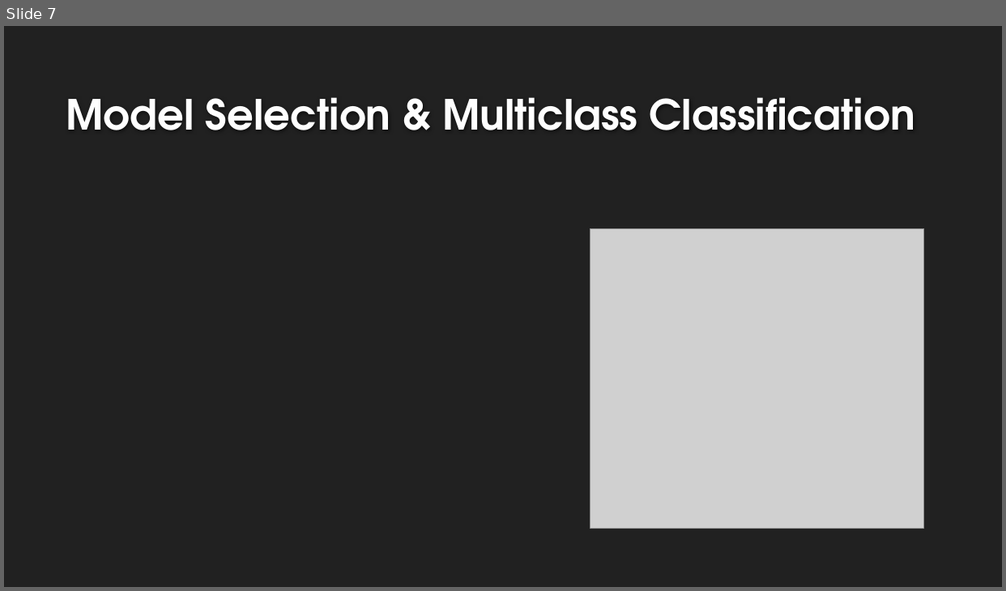
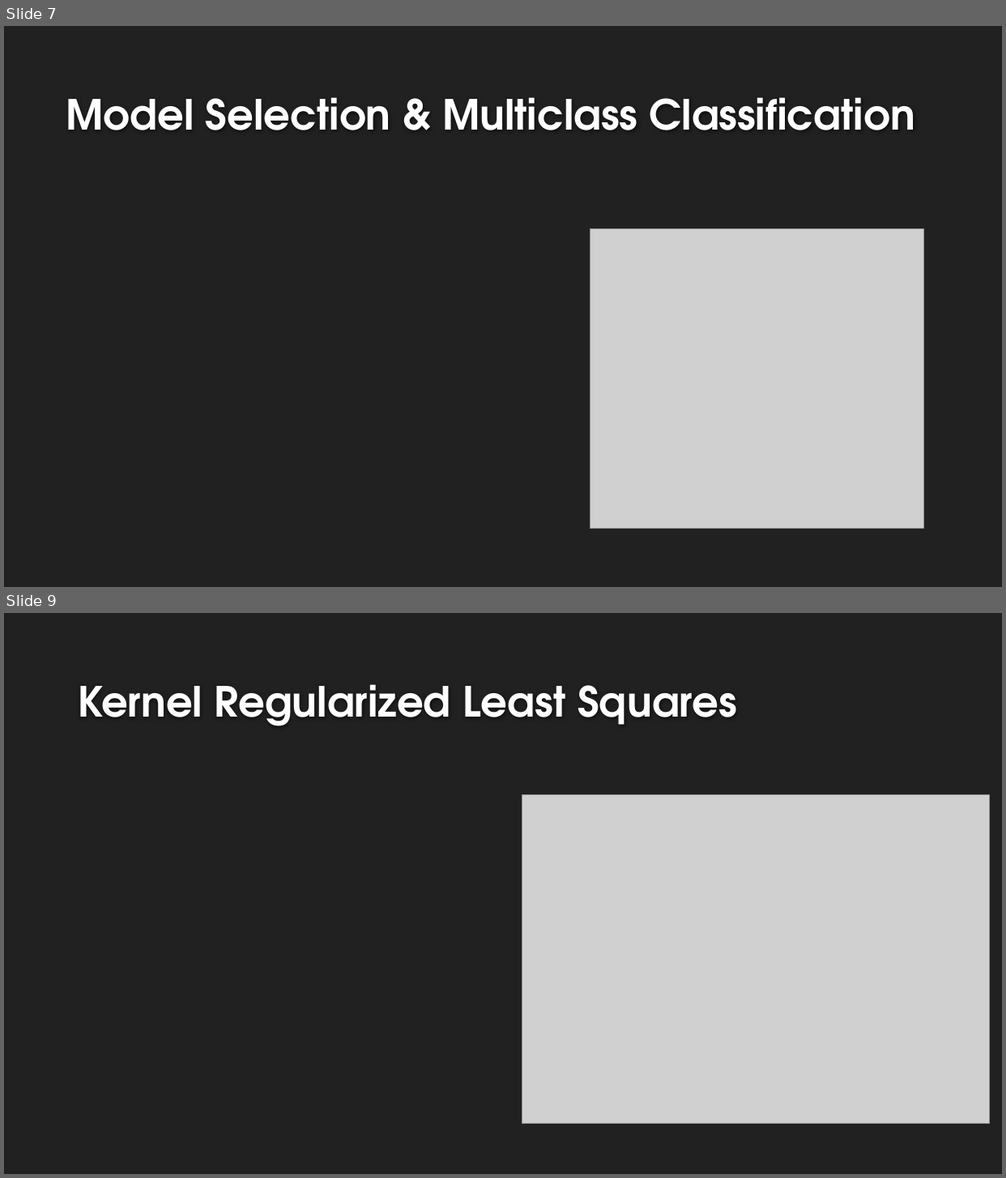
Before and after one commit to Simosound94/ML_project, a slide deck: Presentazione.pptx. Shown one above the other, each under a label of ours: slide 7 before the commit, slides 7 and 9 after it; the slides between them are not shown. The pictures are 1006x591 and 1006x1178 pixels, drawn with LibreOffice and Linux fonts; fonts in the diff are those of the drawing; grey boxes stand for pictures; background and template pictures are left out. Boxes give left, top, right and bottom in pixels: in the first picture for what was removed or moved away, otherwise in the second. Text is boxed around its words. In the diff, an @@ line names an element or a change of style, - is before the commit and + after.

```diff
--- a/Presentazione.pptx
+++ b/Presentazione.pptx
@@ slide 9 added at (x1=4, y1=613, x2=1002, y2=1174), background #212121 @@
@@ title added at (x1=78, y1=684, x2=737, y2=726), 40 pt, text #FEFEFE, bold @@
+Kernel Regularized Least Squares
@@ picture added at (x1=522, y1=795, x2=989, y2=1124) @@
```
Also in this commit, not shown: 7 slides changed, 11 other files.
